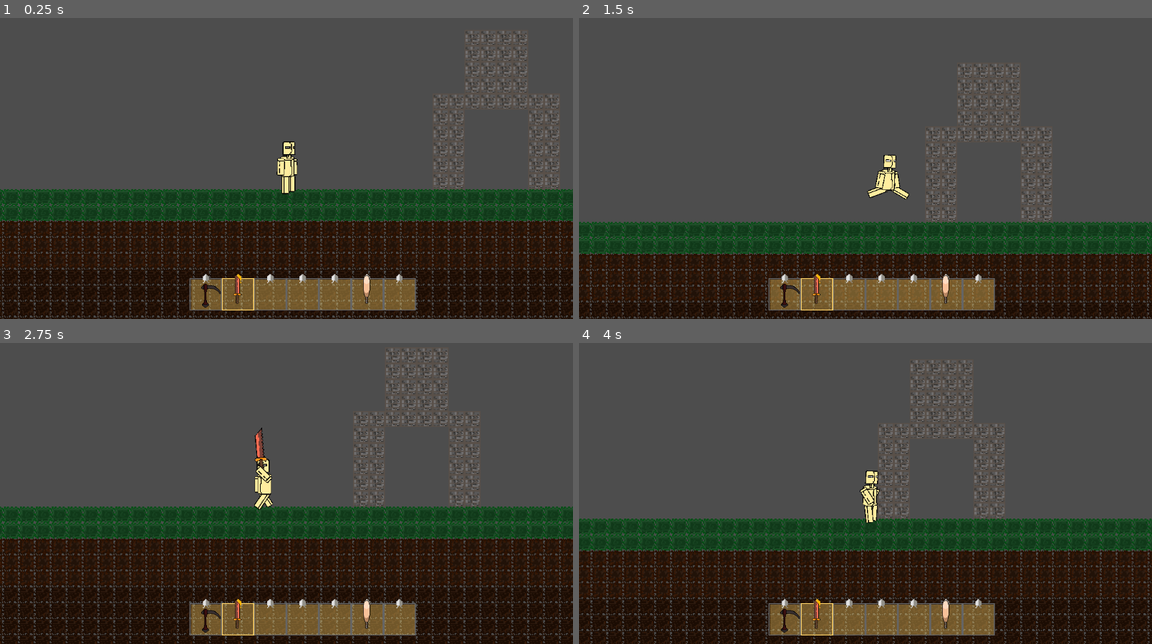
Above: before the commit, frames 1-4 (two rows, left to right).
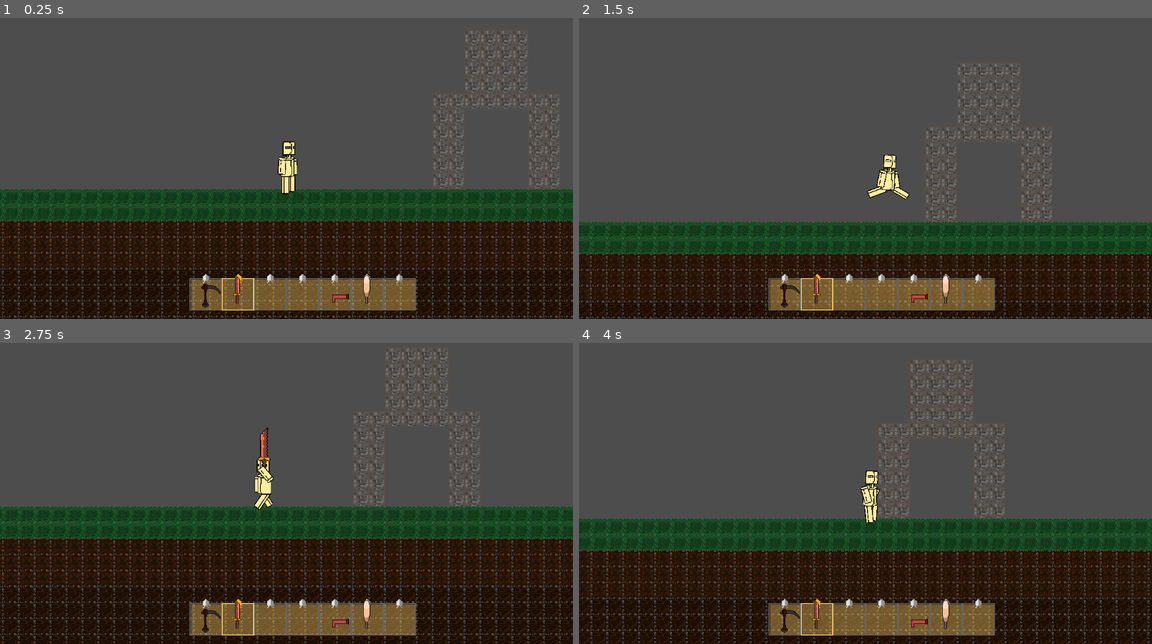
Above: after the commit, the same moments.

Repository: CasuFrost/GridBlocks4
Game: Godot game, scene res://DebugScene/debug_scene.tscn
Same seed, same stepped clock (60 frames per second), same inputs: the game is played once before the commit and once after it.
Inputs (mouse positions are in pixels of both pictures, inside the frame that each line leads up to):
- Up to frame 1 (0.25 s): no input
- Up to frame 2 (1.5 s): move the mouse to (991, 141) at 0.52 s; press the mouse at (991, 141) at 0.53 s; hold D (move_right) from 0.53 s (still down); tap Space (jump) at 0.77 s; move the mouse to (750, 174) at 1.27 s; release the mouse at (750, 174) at 1.28 s; right-click (750, 174) at 1.35 s
- Up to frame 3 (2.75 s): tap Space (jump) at 1.52 s; click (171, 499) at 1.55 s; move the mouse to (343, 412) at 2.02 s; release D (move_right) at 2.03 s; press the mouse at (343, 412) at 2.03 s; hold A (move_left) from 2.03 s (still down)
- Up to frame 4 (4 s): move the mouse to (836, 547) at 2.77 s; release A (move_left) at 2.78 s; release the mouse at (836, 547) at 2.78 s; hold D (move_right) from 2.78 s (still down); tap 1 at 2.85 s; tap Space (jump) at 3.02, 3.77 s; click (836, 547) at 3.05 s; move the mouse to (1037, 529) at 3.52 s; hold 2 from 3.53 s (still down); click (1037, 529) at 3.8 s

The runs differ from the first frame. In frame 1, 0.1% of the frame differs, in the area x 48-61%, y 46-95%; in frame 2, 0.1%; in frame 3, 0.4%, in the area x 44-61%, y 28-95%; in frame 4, 0.1%.

Commit message:
Added pointing gun

Diff:
--- a/DebugScene/player_test.gd
+++ b/DebugScene/player_test.gd
@@ -79,7 +79,9 @@
 		if $Inventory.getToolType()=="Pickaxe" or $Inventory.getToolType()=="Sword":
 			up_animation.play("toolSwing")
 		if $Inventory.getToolType()=="PointingWeapon":
-			pass#$Sprites/Up/FrontArm.look_at(Vector2.ZERO)
+			$Sprites/Up/FrontArm.look_at(get_global_mouse_position())
+			#$Sprites/Up/FrontArm.rotation-=75
+			up_animation.play("Pointing")
 
 	else:
 		$"Sprites/Up/FrontArm/NewPiskel-3png/ToolPosition/ActiveSelectedTool".hide()
--- a/DebugScene/player_test.tscn
+++ b/DebugScene/player_test.tscn
@@ -67,10 +67,10 @@
 tracks/4/interp = 2
 tracks/4/loop_wrap = true
 tracks/4/keys = {
-"times": PackedFloat32Array(0, 3),
-"transitions": PackedFloat32Array(1, 1),
-"update": 0,
-"values": [Vector2(-5, -6), Vector2(-5, -6)]
+"times": PackedFloat32Array(0, 1.1, 2.1, 3),
+"transitions": PackedFloat32Array(1, 1, 1, 1),
+"update": 0,
+"values": [Vector2(-5.02513, -5.02512), Vector2(-5.01077, -5.58218), Vector2(-5.0096, -5.62757), Vector2(-5, -6)]
 }
 tracks/5/type = "value"
 tracks/5/imported = false
@@ -79,10 +79,10 @@
 tracks/5/interp = 2
 tracks/5/loop_wrap = true
 tracks/5/keys = {
-"times": PackedFloat32Array(0, 1, 2, 3),
+"times": PackedFloat32Array(0, 1.1, 2.1, 3),
 "transitions": PackedFloat32Array(1, 1, 1, 1),
 "update": 0,
-"values": [0.0, 0.106465, -0.0523599, 0.0]
+"values": [1.56448, 1.74012, 1.36811, 1.56448]
 }
 tracks/6/type = "value"
 tracks/6/imported = false
@@ -127,10 +127,10 @@
 tracks/9/interp = 2
 tracks/9/loop_wrap = true
 tracks/9/keys = {
-"times": PackedFloat32Array(0, 3),
-"transitions": PackedFloat32Array(1, 1),
-"update": 0,
-"values": [Vector2(1, 1), Vector2(1, 1)]
+"times": PackedFloat32Array(0, 1.1, 2.1, 3),
+"transitions": PackedFloat32Array(1, 1, 1, 1),
+"update": 0,
+"values": [Vector2(1, 1), Vector2(1, 1), Vector2(1, 1), Vector2(1, 1)]
 }
 tracks/10/type = "value"
 tracks/10/imported = false
@@ -414,7 +414,7 @@
 "times": PackedFloat32Array(0, 0.3),
 "transitions": PackedFloat32Array(1, 1),
 "update": 0,
-"values": [-1.03149, 0.821227]
+"values": [0.945483, 2.16514]
 }
 tracks/6/type = "value"
 tracks/6/imported = false
@@ -587,7 +587,7 @@
 "times": PackedFloat32Array(0, 0.3),
 "transitions": PackedFloat32Array(1, 1),
 "update": 0,
-"values": [-2.70135, -0.597124]
+"values": [-1.2648, 1.01072]
 }
 tracks/8/type = "value"
 tracks/8/imported = false
@@ -596,10 +596,10 @@
 tracks/8/interp = 1
 tracks/8/loop_wrap = true
 tracks/8/keys = {
-"times": PackedFloat32Array(0),
-"transitions": PackedFloat32Array(1),
-"update": 0,
-"values": [Vector2(1, 1)]
+"times": PackedFloat32Array(0, 0.3),
+"transitions": PackedFloat32Array(1, 1),
+"update": 0,
+"values": [Vector2(1, 1), Vector2(1, 1)]
 }
 tracks/9/type = "value"
 tracks/9/imported = false
@@ -674,9 +674,135 @@
 "values": [Vector2(1, 1)]
 }
 
+[sub_resource type="Animation" id="Animation_cdvfu"]
+resource_name = "Pointing"
+length = 3.0
+loop_mode = 1
+tracks/0/type = "value"
+tracks/0/imported = false
+tracks/0/enabled = true
+tracks/0/path = NodePath("Up/Head:position")
+tracks/0/interp = 2
+tracks/0/loop_wrap = true
+tracks/0/keys = {
+"times": PackedFloat32Array(0, 1, 2.1, 3),
+"transitions": PackedFloat32Array(1, 1, 1, 1),
+"update": 0,
+"values": [Vector2(3, -12), Vector2(3, -12), Vector2(3, -12), Vector2(3, -12)]
+}
+tracks/1/type = "value"
+tracks/1/imported = false
+tracks/1/enabled = true
+tracks/1/path = NodePath("Up/Head:rotation")
+tracks/1/interp = 2
+tracks/1/loop_wrap = true
+tracks/1/keys = {
+"times": PackedFloat32Array(0, 1, 2.1, 3),
+"transitions": PackedFloat32Array(1, 1, 1, 1),
+"update": 0,
+"values": [0.0, -0.0261799, 0.015708, 0.0]
+}
+tracks/2/type = "value"
+tracks/2/imported = false
+tracks/2/enabled = true
+tracks/2/path = NodePath("Up/Body:position")
+tracks/2/interp = 2
+tracks/2/loop_wrap = true
+tracks/2/keys = {
+"times": PackedFloat32Array(0, 3),
+"transitions": PackedFloat32Array(1, 1),
+"update": 0,
+"values": [Vector2(0, 0), Vector2(0, 0)]
+}
+tracks/3/type = "value"
+tracks/3/imported = false
+tracks/3/enabled = true
+tracks/3/path = NodePath("Up/Body:rotation")
+tracks/3/interp = 2
+tracks/3/loop_wrap = true
+tracks/3/keys = {
+"times": PackedFloat32Array(0, 3),
+"transitions": PackedFloat32Array(1, 1),
+"update": 0,
+"values": [0.0, 0.0]
+}
+tracks/4/type = "value"
+tracks/4/imported = false
+tracks/4/enabled = true
+tracks/4/path = NodePath("Up/BackArm:position")
+tracks/4/interp = 2
+tracks/4/loop_wrap = true
+tracks/4/keys = {
+"times": PackedFloat32Array(0, 3),
+"transitions": PackedFloat32Array(1, 1),
+"update": 0,
+"values": [Vector2(8, -6), Vector2(8, -6)]
+}
+tracks/5/type = "value"
+tracks/5/imported = false
+tracks/5/enabled = true
+tracks/5/path = NodePath("Up/BackArm:rotation")
+tracks/5/interp = 2
+tracks/5/loop_wrap = true
+tracks/5/keys = {
+"times": PackedFloat32Array(0, 1, 2, 3),
+"transitions": PackedFloat32Array(1, 1, 1, 1),
+"update": 0,
+"values": [0.0, -0.0715585, 0.0680678, 0.0]
+}
+tracks/6/type = "value"
+tracks/6/imported = false
+tracks/6/enabled = true
+tracks/6/path = NodePath("Up/BackArm:scale")
+tracks/6/interp = 2
+tracks/6/loop_wrap = true
+tracks/6/keys = {
+"times": PackedFloat32Array(0, 3),
+"transitions": PackedFloat32Array(1, 1),
+"update": 0,
+"values": [Vector2(1, 1), Vector2(1, 1)]
+}
+tracks/7/type = "value"
+tracks/7/imported = false
+tracks/7/enabled = true
+tracks/7/path = NodePath("Up/Body:scale")
+tracks/7/interp = 2
+tracks/7/loop_wrap = true
+tracks/7/keys = {
+"times": PackedFloat32Array(0, 1.5, 3),
+"transitions": PackedFloat32Array(1, 1, 1),
+"update": 0,
+"values": [Vector2(1, 1), Vector2(0.97, 0.97), Vector2(1, 1)]
+}
+tracks/8/type = "value"
+tracks/8/imported = false
+tracks/8/enabled = true
+tracks/8/path = NodePath("Up/Head:scale")
+tracks/8/interp = 2
+tracks/8/loop_wrap = true
+tracks/8/keys = {
+"times": PackedFloat32Array(0, 1, 2.1, 3),
+"transitions": PackedFloat32Array(1, 1, 1, 1),
+"update": 0,
+"values": [Vector2(1, 1), Vector2(1, 1), Vector2(1, 1), Vector2(1, 1)]
+}
+tracks/9/type = "value"
+tracks/9/imported = false
+tracks/9/enabled = true
+tracks/9/path = NodePath("Up/FrontArm/NewPiskel-3png/ToolPosition:rotation")
+tracks/9/interp = 1
+tracks/9/loop_wrap = true
+tracks/9/keys = {
+"times": PackedFloat32Array(0),
+"transitions": PackedFloat32Array(1),
+"update": 0,
+"values": [1.5708]
+}
+
 [sub_resource type="AnimationLibrary" id="AnimationLibrary_1ap47"]
 _data = {
 "Idle": SubResource("Animation_0t14g"),
+"Pointing": SubResource("Animation_cdvfu"),
 "RESET": SubResource("Animation_2bfhw"),
 "Walk": SubResource("Animation_fe8kv"),
 "toolSwing": SubResource("Animation_pm8qx")
@@ -1052,7 +1178,8 @@
 [node name="NewPiskel-3png" type="Sprite2D" parent="Sprites/Up/FrontArm"]
 z_index = 2
 texture_filter = 3
-position = Vector2(-2, 8)
+position = Vector2(6.47084, 0.550407)
+rotation = -1.546
 texture = ExtResource("3_y48kf")
 
 [node name="ToolPosition" type="Marker2D" parent="Sprites/Up/FrontArm/NewPiskel-3png"]
--- a/Inventory/inventory.tscn
+++ b/Inventory/inventory.tscn
@@ -1,10 +1,11 @@
-[gd_scene load_steps=8 format=3 uid="uid://lj3inpq4m08q"]
+[gd_scene load_steps=9 format=3 uid="uid://lj3inpq4m08q"]
 
 [ext_resource type="Script" path="res://Inventory/inventory.gd" id="1_4ep7e"]
 [ext_resource type="Texture2D" uid="uid://bl5waceq8yn04" path="res://Inventory/InventorySpritesheet.png" id="2_n5dab"]
 [ext_resource type="PackedScene" uid="uid://dheu3h1fm0qgv" path="res://ToolsRes/death_sickle.tscn" id="3_djbx4"]
 [ext_resource type="PackedScene" uid="uid://cbslbm1emedoj" path="res://ToolsRes/bloody_butcher_swords.tscn" id="5_bl4rx"]
 [ext_resource type="PackedScene" uid="uid://i3y6fjludpv3" path="res://ToolsRes/mazza.tscn" id="5_vrr8u"]
+[ext_resource type="PackedScene" uid="uid://crfqdaaab5sgs" path="res://ToolsRes/debug_red_gun.tscn" id="6_fdy80"]
 
 [sub_resource type="Gradient" id="Gradient_0io4t"]
 offsets = PackedFloat32Array(0)
@@ -141,3 +142,6 @@
 rotationTool = 51.0
 
 [node name="Mazza" parent="Objects" instance=ExtResource("5_vrr8u")]
+
+[node name="DebugRedGun" parent="Objects" instance=ExtResource("6_fdy80")]
+type = "PointingWeapon"
--- /dev/null
+++ b/ToolsRes/debug_red_gun.tscn
@@ -0,0 +1,17 @@
+[gd_scene load_steps=3 format=3 uid="uid://crfqdaaab5sgs"]
+
+[ext_resource type="Script" path="res://Inventory/tool.gd" id="1_xjatc"]
+[ext_resource type="Texture2D" uid="uid://dqjr72y5use1x" path="res://Sprites/Guns/BloodyButcherSword-3.png.png" id="2_c3buv"]
+
+[node name="DebugRedGun" type="Node2D" node_paths=PackedStringArray("ToolSprite")]
+visible = false
+script = ExtResource("1_xjatc")
+icon = ExtResource("2_c3buv")
+objectId = 4
+rarity = "common"
+inventoryIndex = 5
+ToolSprite = NodePath("Sprite2D")
+type = "Sword"
+
+[node name="Sprite2D" type="Sprite2D" parent="."]
+texture = ExtResource("2_c3buv")
Not shown: 1 places in DebugScene/player_test.tscn that only renumber resources
Binary file added: Sprites/Guns/BloodyButcherSword-3.png.png
Not shown, added: Sprites/Guns/BloodyButcherSword-3.png.png.import
